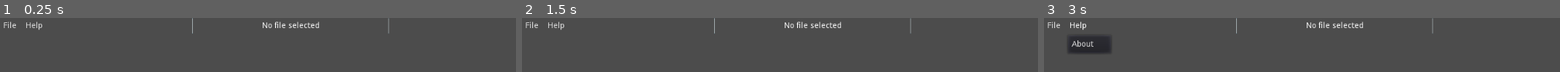
Above: before the commit, frames 1-3 (left to right).
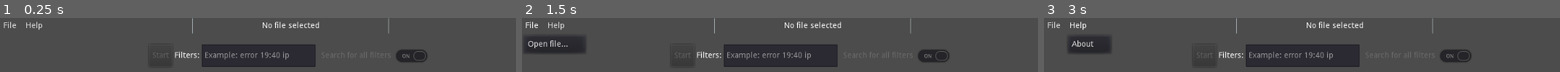
Above: after the commit, the same moments.

Repository: Lyaaaaaaaaaaaaaaa/Logs_Filter_2
Game: Godot game, scene res://src/main.tscn
Same seed, same stepped clock (60 frames per second), same inputs: the game is played once before the commit and once after it.
Inputs:
- Up to frame 1 (0.25 s): no input
- Up to frame 2 (1.5 s): click "File" at 0.5 s; click "File" at 1.25 s
- Up to frame 3 (3 s): click "File" at 2 s; click "Help" at 2.75 s

The runs differ from the first frame. In frame 1, 10% of the frame differs, in the area x 33-83%, y 49-91%; in frame 2, 14%, in the area x 0-83%, y 8-91%; in frame 3, 10%.

Commit message:
Updated main
Scene:
- Connected signals on the scene.

Script:
- Added the variables parser and file
- Implemented search_file, display_line functions.
- Implemented the following signal handlers
        - _on_ToolBar_start_button_pressed,
        - _on_ToolBar_switch_mode_button_pressed,
        - _on_FileDialog_file_selected,
        - _on_TopMenu_open_file_button_pressed,
        - _on_TopMenu_about_button_pressed.

Diff:
--- a/Godot/src/main.gd
+++ b/Godot/src/main.gd
@@ -8,5 +8,61 @@
 #-- Changelog:
 #--  - 27/04/2021 Lyaaaaa
 #--     - Created the empty file.
+#--
+#--  - 29/04/2021 Lyaaaaa
+#--     - Added the variables parser and file
+#--     - Implemented search_file, display_line functions.
+#--     - Implemented the following signal handlers
+#--       - _on_ToolBar_start_button_pressed,
+#--       - _on_ToolBar_switch_mode_button_pressed,
+#--       - _on_FileDialog_file_selected,
+#--       - _on_TopMenu_open_file_button_pressed,
+#--       - _on_TopMenu_about_button_pressed.
 #------------------------------------------------------------------------------
 extends Control
+
+var parser := Parser.new()
+var file   := File.new()
+
+
+func search_file() -> void:
+    var line : String
+
+    $Interface/ToolBar.disable_buttons()
+    while file.eof_reached() == false:
+        line = file.get_line()
+
+        if parser.search_line(line) == true:
+            display_line(line)
+
+    $Interface/ToolBar.enable_buttons()
+
+func display_line(p_line : String) -> void:
+    $Interface/OutputDisplay.append_text(p_line)
+
+
+func _on_ToolBar_start_button_pressed(p_filters : Array) -> void:
+    $Interface/OutputDisplay.clear()
+    parser.set_filters(p_filters)
+
+    file.seek(0)
+    search_file()
+
+
+func _on_ToolBar_switch_mode_button_pressed() -> void:
+    parser.switch_mode()
+
+
+func _on_FileDialog_file_selected(p_path : String) -> void:
+    $Interface/ToolBar.enable_buttons()
+    $Interface/TopMenu.set_text_top_label(p_path)
+
+    file.open(p_path, File.READ)
+
+
+func _on_TopMenu_open_file_button_pressed() -> void:
+    $Dialogs/FileDialog.popup_centered()
+
+
+func _on_TopMenu_about_button_pressed() -> void:
+    $Dialogs/AboutDialog.popup_centered()
--- a/Godot/src/main.tscn
+++ b/Godot/src/main.tscn
@@ -1,8 +1,11 @@
-[gd_scene load_steps=4 format=2]
+[gd_scene load_steps=7 format=2]
 
 [ext_resource path="res://src/interface/top_menu.tscn" type="PackedScene" id=1]
-[ext_resource path="res://addons/ui_design_tool/scenes/Toolbar.tscn" type="PackedScene" id=2]
+[ext_resource path="res://src/interface/tool_bar.tscn" type="PackedScene" id=2]
 [ext_resource path="res://src/main.gd" type="Script" id=3]
+[ext_resource path="res://src/interface/output_display.tscn" type="PackedScene" id=4]
+[ext_resource path="res://src/dialogs/about_dialog.tscn" type="PackedScene" id=5]
+[ext_resource path="res://src/dialogs/file_dialog.tscn" type="PackedScene" id=6]
 
 [node name="Main" type="Control"]
 anchor_right = 1.0
@@ -26,15 +29,34 @@
 margin_right = 1024.0
 margin_bottom = 0.0
 
-[node name="Toolbar" parent="Interface" instance=ExtResource( 2 )]
-visible = false
+[node name="ToolBar" parent="Interface" instance=ExtResource( 2 )]
+anchor_right = 0.0
+anchor_bottom = 0.0
 margin_top = 27.0
 margin_right = 1024.0
-margin_bottom = 51.0
+margin_bottom = 27.0
+
+[node name="OutputDisplay" parent="Interface" instance=ExtResource( 4 )]
+anchor_right = 0.0
+anchor_bottom = 0.0
+margin_top = 54.0
+margin_right = 1024.0
+margin_bottom = 54.0
 
 [node name="Dialogs" type="Control" parent="."]
+visible = false
 margin_right = 40.0
 margin_bottom = 40.0
 __meta__ = {
 "_edit_use_anchors_": false
 }
+
+[node name="AboutDialog" parent="Dialogs" instance=ExtResource( 5 )]
+visible = false
+
+[node name="FileDialog" parent="Dialogs" instance=ExtResource( 6 )]
+[connection signal="about_button_pressed" from="Interface/TopMenu" to="." method="_on_TopMenu_about_button_pressed"]
+[connection signal="open_file_button_pressed" from="Interface/TopMenu" to="." method="_on_TopMenu_open_file_button_pressed"]
+[connection signal="start_button_pressed" from="Interface/ToolBar" to="." method="_on_ToolBar_start_button_pressed"]
+[connection signal="switch_mode_button_pressed" from="Interface/ToolBar" to="." method="_on_ToolBar_switch_mode_button_pressed"]
+[connection signal="file_selected" from="Dialogs/FileDialog" to="." method="_on_FileDialog_file_selected"]
